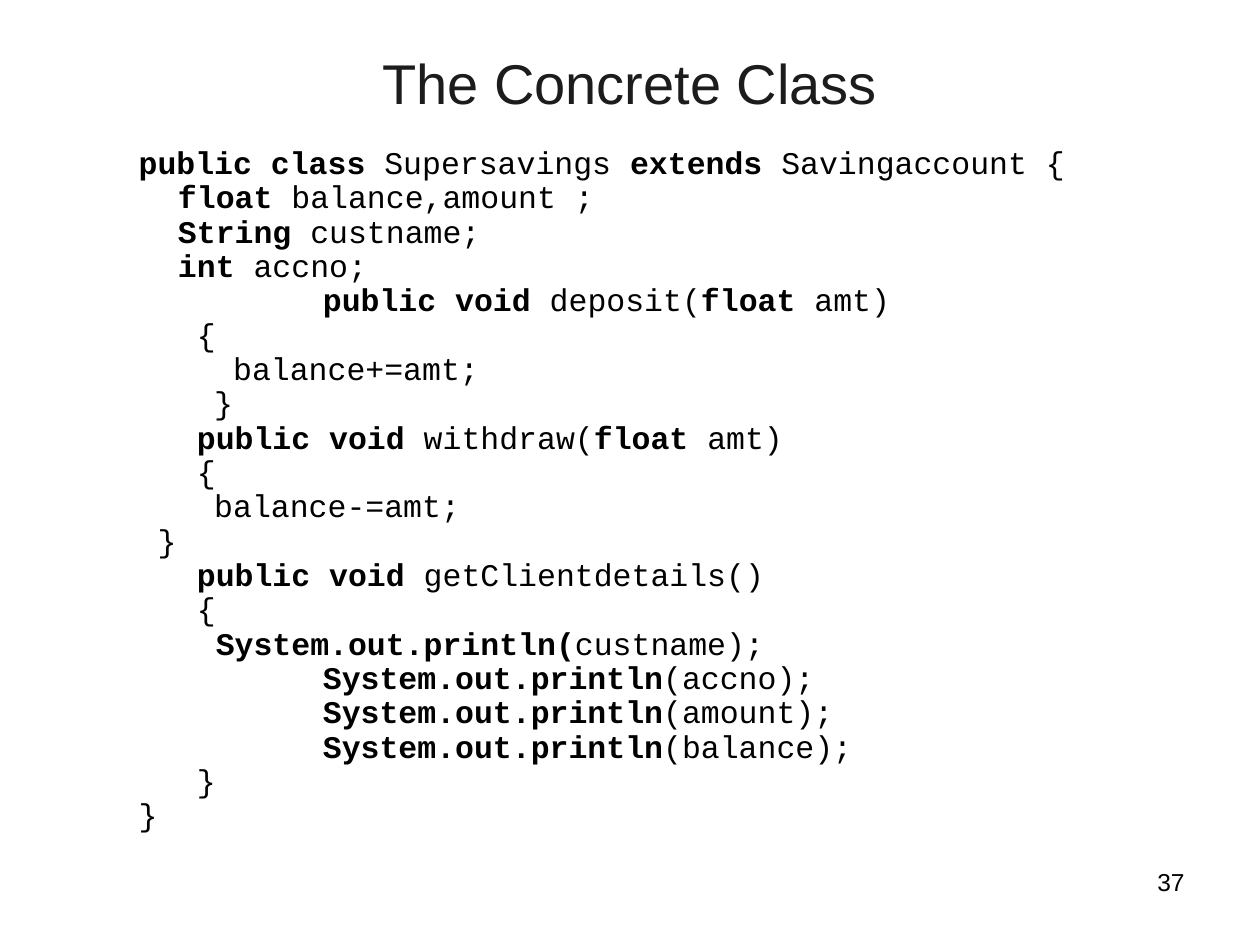
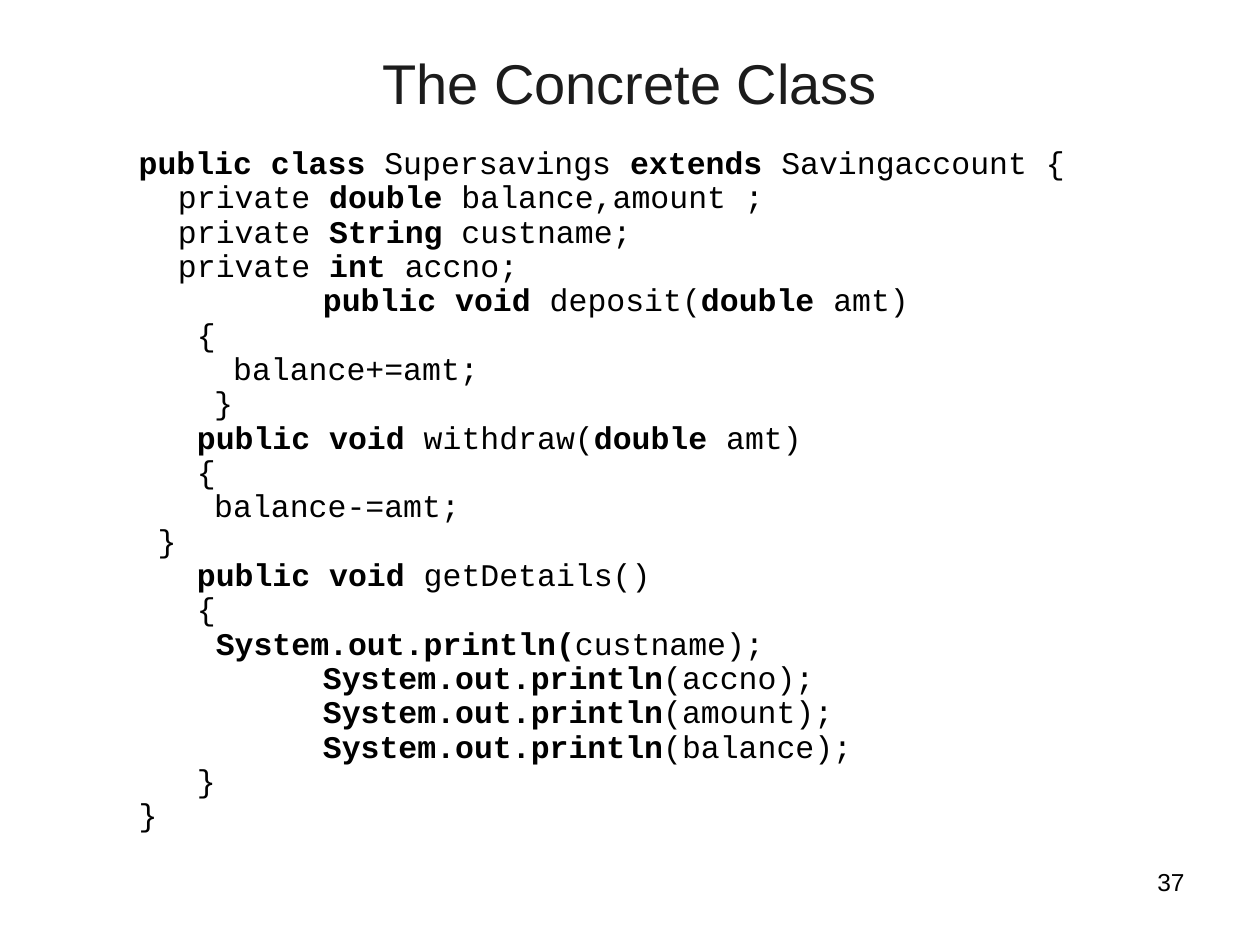
Before and after one commit to vatsanTraining/freshers_dec_2021, a slide deck: slide 37 of JavaModule_2_Excella.ppt. Drawn at 1260x945 pixels with LibreOffice and Linux fonts; fonts in the diff are those of the drawing; background and template pictures are left out. Boxes give left, top, right and bottom in pixels: in the first picture for what was removed or moved away, otherwise in the second. Text is boxed around its words. In the diff, an @@ line names an element or a change of style, - is before the commit and + after.

```diff
--- a/JavaModule_2_Excella.ppt
+++ b/JavaModule_2_Excella.ppt
@@ text at [178, 186, 909, 318]: text changed @@
-  float balance,amount ;
-  String custname;
-  int accno;
-  public void deposit(float amt)
+  private double balance,amount ;
+  private String custname;
+  private int accno;
+  public void deposit(double amt)
@@ text at [197, 426, 802, 456]: text changed @@
-  public void withdraw(float amt)
+  public void withdraw(double amt)
@@ text at [197, 563, 651, 593]: text changed @@
-  public void getClientdetails()
+  public void getDetails()
```
Also in this commit, not shown: 11 other slides changed, 16 slides added, 9 slides removed.
